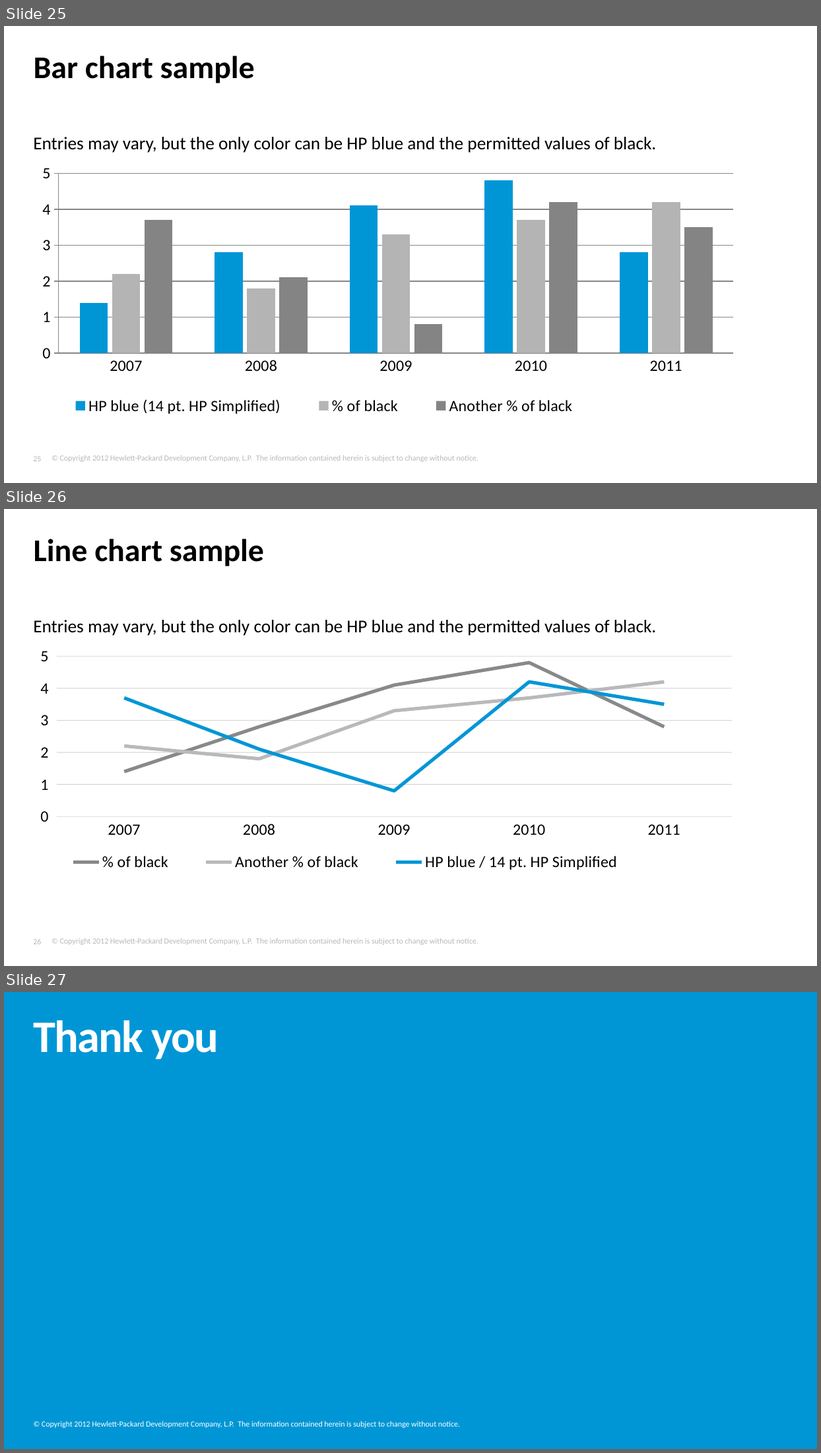
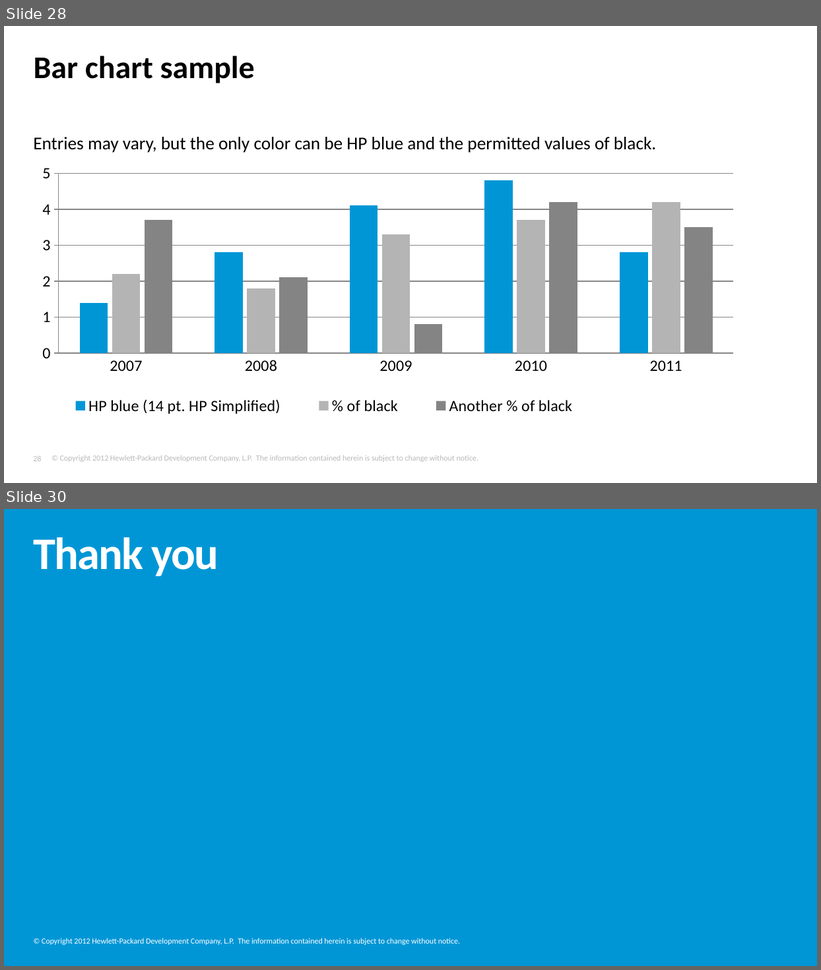
Before and after one commit to tjliupeng/CPP11, a slide deck: C++11.pptx. Shown one above the other, each under a label of ours: slides 25, 26 and 27 before the commit, slides 28 and 30 after it; the slides between them are not shown. The pictures are 821x1453 and 821x970 pixels, drawn with LibreOffice and Linux fonts; fonts in the diff are those of the drawing; background and template pictures are left out. Boxes give left, top, right and bottom in pixels: in the first picture for what was removed or moved away, otherwise in the second. Text is boxed around its words. In the diff, an @@ line names an element or a change of style, - is before the commit and + after.

```diff
--- a/C++11.pptx
+++ b/C++11.pptx
@@ slide 26 removed at [4,509,817,966], background #FFFFFF; not listed: 2 template elements that a slide beside it also shows @@
@@ title removed at [34,539,264,566] @@
-Line chart sample
@@ text removed at [33,620,656,636] @@
-  Entries may vary, but the only color can be HP blue and the permitted values of black.
@@ line chart removed at [11,634,746,883] @@
-categories: 2007, 2008, 2009, 2010, 2011
-% of black: 1.4, 2.8, 4.1, 4.8, 2.8
-Another % of black: 2.2, 1.8, 3.3, 3.7, 4.2
-HP blue / 14 pt. HP Simplified: 3.7, 2.1, 0.8, 4.2, 3.5
@@ what was slide 25 is now slide 28 @@
@@ what was slide 27 is now slide 30 @@
```
Also in this commit, not shown: 2 slides changed, 4 slides added.
